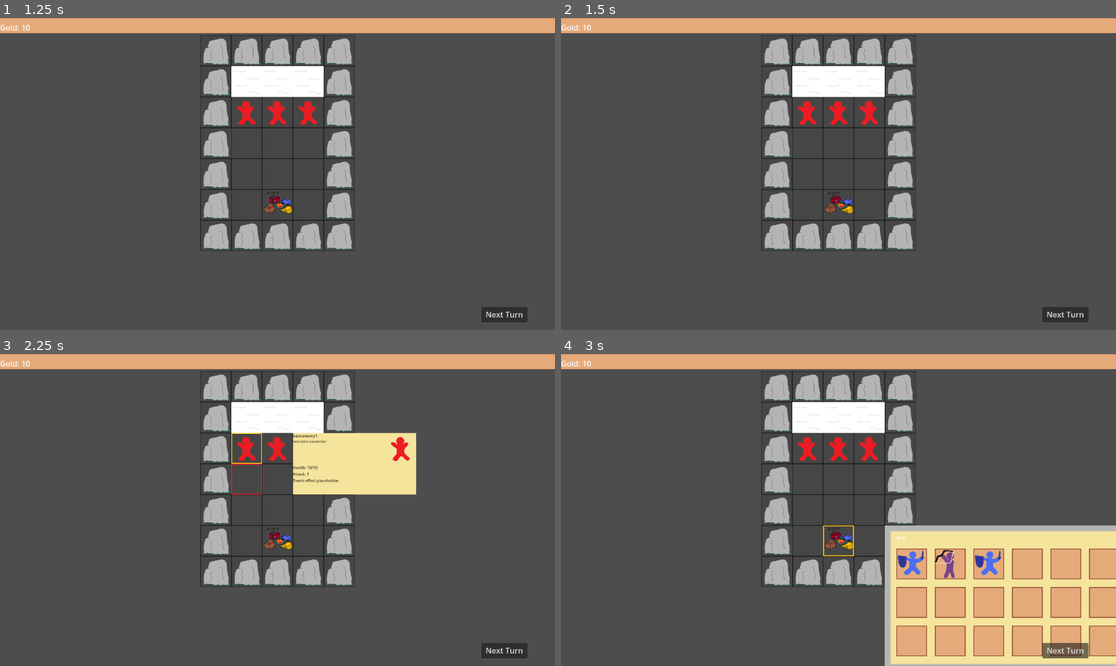
Above: before the commit, frames 1-4 (two rows, left to right).
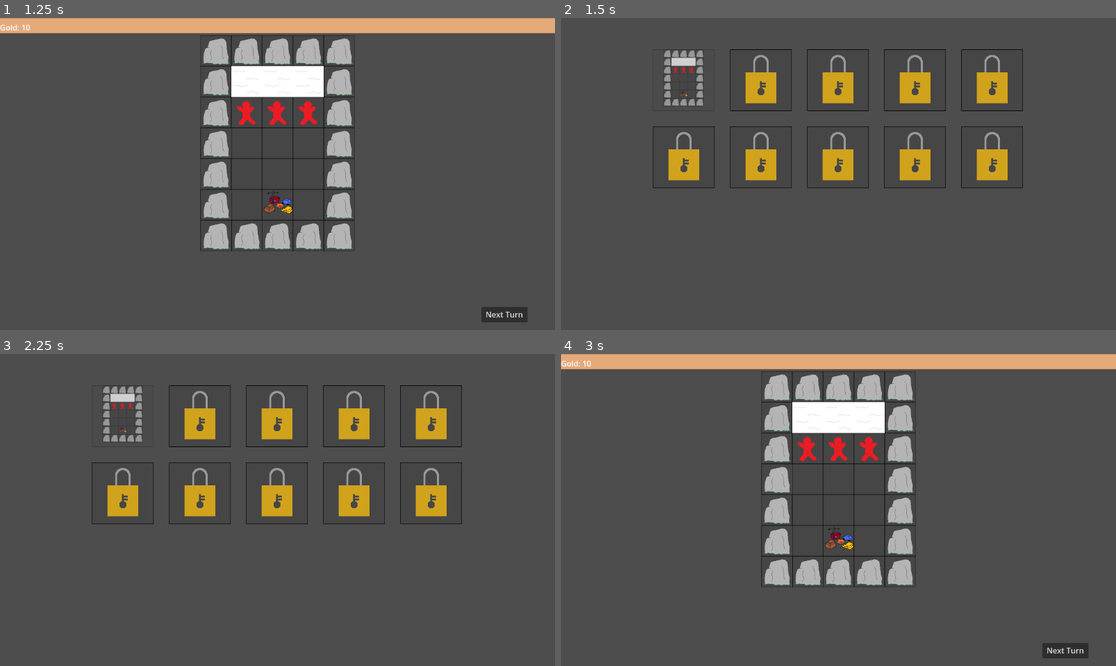
Above: after the commit, the same moments.

Repository: Wayl123/CardPuzzleGame
Game: Godot game, scene res://scene/scene_switcher.tscn
Two runs of this game, one before a commit and one after it. Both use one fixed random seed, a clock stepped at 60 frames per second and the inputs below.
Inputs (mouse positions are in pixels of both pictures, inside the frame that each line leads up to; where the layout moved, square brackets give the same spot in the first picture):
- Up to frame 1 (1.25 s): click (122, 80) at 0.5 s
- Up to frame 2 (1.5 s): click (838, 80) at 1.27 s
- Up to frame 3 (2.25 s): click (244, 447) at 2.02 s
- Up to frame 4 (3 s): click (683, 416) [838, 541] at 2.75 s

Frame 1 is identical in both runs. In frame 2, 20% of the frame differs, in the area x 0-100%, y 0-98%; in frame 3, 23%; in frame 4, 19%.

Commit message:
Allow map completion when player clicks exit portal #25, set up for deck creation according to unit effects #27 #29

Diff:
--- a/scene/player_ui.tscn
+++ b/scene/player_ui.tscn
@@ -32,7 +32,7 @@
 unique_name_in_owner = true
 layout_mode = 2
 
-[node name="Cards" type="Control" parent="." groups=["PlayerCards"]]
+[node name="Cards" type="Control" parent="." groups=["PlayerHand"]]
 layout_mode = 3
 anchors_preset = 0
 script = ExtResource("1_ctmpx")
--- /dev/null
+++ b/scene/portal.tscn
@@ -0,0 +1,10 @@
+[gd_scene load_steps=3 format=3 uid="uid://b32x2qhe05pup"]
+
+[ext_resource type="Script" path="res://scripts/Portal.gd" id="1_tgkxf"]
+[ext_resource type="Texture2D" uid="uid://uk7ojh0qo1o5" path="res://image/map/exit_portal.png" id="1_u58gu"]
+
+[node name="Portal" type="TextureButton"]
+offset_right = 40.0
+offset_bottom = 40.0
+texture_normal = ExtResource("1_u58gu")
+script = ExtResource("1_tgkxf")
--- a/scripts/BuyItem.gd
+++ b/scripts/BuyItem.gd
@@ -2,7 +2,7 @@
 
 @onready var itemDetail = get_tree().get_first_node_in_group("ItemDetail")
 @onready var playerItem = get_tree().get_first_node_in_group("PlayerItem")
-@onready var playerCards = get_tree().get_first_node_in_group("PlayerCards")
+@onready var playerHand = get_tree().get_first_node_in_group("PlayerHand")
 
 func _ready() -> void:
 	connect("pressed", Callable(self, "_on_button_pressed"))
@@ -11,12 +11,12 @@
 	var data
 	data = itemDetail.get_data()
 
-	if data and get_tree().has_group("PlayerItem") and get_tree().has_group("PlayerCards"):
+	if data:
 		var gold = playerItem.get_gold()
 		var cost = data["cost"]
 
 		if gold >= cost:
-			playerCards.add_unit(data)
+			playerHand.add_unit(data)
 			playerItem.change_gold(-cost)
 		else:
 			print("Not enough gold") #to be replaced with notification text in gam
--- a/scripts/GridContent.gd
+++ b/scripts/GridContent.gd
@@ -4,6 +4,7 @@
 var ENEMY = preload("res://scene/enemy.tscn")
 var PLAYER = preload("res://scene/player.tscn")
 var SHOP = preload("res://scene/shop.tscn")
+var PORTAL = preload("res://scene/portal.tscn")
 
 func _can_drop_data(_pos : Vector2, dataIn : Variant) -> bool:
 	if !disabled:
@@ -35,14 +36,15 @@
 		unit = ENEMY.instantiate()
 	elif type == "P":
 		unit = PLAYER.instantiate()
-	unit.init(pData)
+	elif type == "S":
+		unit = SHOP.instantiate()
+	elif type == "End":
+		unit = PORTAL.instantiate()
+
+	if pData:
+		unit.init(pData)
 	add_child(unit)
 
 func remove_unit(pNode : Node) -> void:
 	remove_child(pNode)
 	pNode.queue_free()
-
-func add_shop(pData : Dictionary) -> void:
-	var shop = SHOP.instantiate()
-	shop.init(pData)
-	add_child(shop)
--- a/scripts/GridNodeType.gd
+++ b/scripts/GridNodeType.gd
@@ -27,12 +27,10 @@
 			content.add_to_group("TargetableNode")
 		"shop":
 			content.set_disabled(true)
-			content.add_shop(globalData.get_shop_data_copy(unitId))
+			content.add_unit(globalData.get_shop_data_copy(unitId), "S")
 		"portal":
 			content.set_disabled(true)
-			var portal = TextureButton.new()
-			portal.set_texture_normal(load("res://image/exit_portal.png"))
-			content.add_child(portal)
+			content.add_unit({}, "End")
 		_:
 			content.add_to_group("TargetableNode")
 
--- a/scripts/Level.gd
+++ b/scripts/Level.gd
@@ -14,4 +14,4 @@
 	connect("pressed", Callable(self, "_on_button_pressed"))
 
 func _on_button_pressed() -> void:
-	globalData.select_level(data["scene"])
+	globalData.select_level(data)
--- a/scripts/MapEvent.gd
+++ b/scripts/MapEvent.gd
@@ -1,4 +1,7 @@
 extends Control
+
+@onready var globalData = get_tree().get_first_node_in_group("GlobalData")
+@onready var playerItem = get_tree().get_first_node_in_group("PlayerItem")
 
 var groupNum = 1
 
@@ -25,3 +28,14 @@
 			player.on_effect("victory")
 
 		groupNum += 1
+
+func map_complete(success: bool) -> void:
+	var data = {"cards": []}
+
+	for playerUnit in get_tree().get_nodes_in_group("PlayerUnits"):
+		data["cards"] += playerUnit.get_deck(success)
+
+	for playerCard in get_tree().get_nodes_in_group("PlayerCards"):
+		data["cards"] += playerCard.get_deck(success)
+
+	globalData.complete_level(data, success)
--- a/scripts/NextTurnButton.gd
+++ b/scripts/NextTurnButton.gd
@@ -1,6 +1,4 @@
 extends Button
-
-var groupNum = 1
 
 func _ready() -> void:
 	connect("pressed", Callable(self, "_on_button_pressed"))
--- a/scripts/Player.gd
+++ b/scripts/Player.gd
@@ -27,3 +27,15 @@
 		get_parent().set_disabled(true)
 		var locked = LOCKED.instantiate()
 		get_parent().add_child(locked)
+
+func get_deck(success: bool) -> Array:
+	var deckCards = []
+
+	if success:
+		if data.has("on-hand-completion"):
+			var onCompletion = data["on-completion"]
+
+			if onCompletion.has("deck"):
+				deckCards += onCompletion["deck"]
+
+	return deckCards
--- a/scripts/PlayerCard.gd
+++ b/scripts/PlayerCard.gd
@@ -19,6 +19,7 @@
 	connect("mouse_exited", Callable(self, "_on_mouse_exited"))
 
 	_data_init()
+	add_to_group("PlayerCards")
 
 func _on_mouse_entered() -> void:
 	var cardPosition = get_global_position()
@@ -51,3 +52,15 @@
 	infoHealth.set_text(str("Health: ", data["health"], "/", data["max-health"]))
 	infoAttack.set_text(str("Attack: ", data["attack"]))
 	infoEffect.set_text("Effect Placeholder")
+
+func get_deck(success: bool) -> Array:
+	var deckCards = []
+
+	if success:
+		if data.has("on-completion"):
+			var onCompletion = data["on-completion"]
+
+			if onCompletion.has("deck"):
+				deckCards += onCompletion["deck"]
+
+	return deckCards
--- /dev/null
+++ b/scripts/Portal.gd
@@ -0,0 +1,9 @@
+extends TextureButton
+
+@onready var map = get_tree().get_first_node_in_group("ActiveMap")
+
+func _ready() -> void:
+	connect("pressed", Callable(self, "_on_button_pressed"))
+
+func _on_button_pressed() -> void:
+	map.map_complete(true)
--- a/scripts/SceneSwitcher.gd
+++ b/scripts/SceneSwitcher.gd
@@ -51,8 +51,9 @@
 	currentScene = pNode
 	add_child(pNode)
 
-func select_level(scene : String) -> void:
-	var level = load(scene).instantiate()
+func select_level(pData : Dictionary) -> void:
+	currentLevel = pData
+	var level = load(pData["scene"]).instantiate()
 	_set_current_scene(level)
 
 func complete_level(pData : Dictionary, success : bool) -> void:
@@ -60,7 +61,7 @@
 
 	if success:
 		for unlock in currentLevel["completion-unlock"]:
-			levelData[unlock] = true
+			levelData[unlock]["lcoked"] = false
 
 	var levelSelect = LEVELSELECT.instantiate()
 	_set_current_scene(levelSelect)
--- a/scripts/UnitCard.gd
+++ b/scripts/UnitCard.gd
@@ -4,6 +4,7 @@
 @onready var map = get_tree().get_first_node_in_group("ActiveMap")
 @onready var popup = get_tree().get_first_node_in_group("Popup")
 @onready var playerItem = get_tree().get_first_node_in_group("PlayerItem")
+@onready var playerHand = get_tree().get_first_node_in_group("PlayerHand")
 
 @export var unit_id: String
 
@@ -129,3 +130,7 @@
 		if onEffect.has("becomes"):
 			get_parent().add_unit(globalData.get_unit_data_copy(onEffect["becomes"]), onEffect["becomes"][0])
 			queue_free()
+
+		if onEffect.has("gives"):
+			for give in onEffect["gives"]:
+				playerHand.add_unit(globalData.get_unit_data_copy(give))
--- a/scripts/UnitList.json
+++ b/scripts/UnitList.json
@@ -23,6 +23,12 @@
 		},
 		"on-victory": {
 			"becomes": "P5-1"
+		},
+		"on-completion": {
+			"deck": ["P7-1"]
+		},
+		"on-hand-completion": {
+			"deck": ["P1-2"]
 		}
 	},
 	"P2-1": {
@@ -38,6 +44,12 @@
 		},
 		"on-victory": {
 			"becomes": "P5-2"
+		},
+		"on-completion": {
+			"deck": ["P7-2"]
+		},
+		"on-hand-completion": {
+			"deck": ["P2-2"]
 		}
 	},
 	"P4-1": {
@@ -56,6 +68,10 @@
 		},
 		"on-all-kill": {
 			"coin": 1
+		},
+		"on-completion": {
+			"victory": 5,
+			"gives": ["P7-3"]
 		}
 	},
 	"P5-1": {
@@ -69,6 +85,7 @@
 			"becomes": "P6-2"
 		},
 		"on-completion": {
+			"deck": ["P7-1"]
 		}
 	},
 	"P5-2": {
@@ -82,6 +99,7 @@
 			"becomes": "P6-2"
 		},
 		"on-completion": {
+			"deck": ["P7-2"]
 		}
 	},
 	"P6-1": {
@@ -90,7 +108,10 @@
 		"max-health": -1,
 		"health": -1,
 		"attack": 0,
-		"range": []
+		"range": [],
+		"on-completion": {
+			"deck": ["P8-1"]
+		}
 	},
 	"P6-2": {
 		"name": "destroyed1",
@@ -98,6 +119,142 @@
 		"max-health": -1,
 		"health": -1,
 		"attack": 0,
-		"range": []
+		"range": [],
+		"on-completion": {
+			"deck": ["P8-2"]
+		}
+	},
+	"P6-3": {
+		"name": "grave2",
+		"image": "res://image/player/tank_player1.png",
+		"max-health": -1,
+		"health": -1,
+		"attack": 0,
+		"range": [],
+		"on-completion": {
+			"deck": ["P8-3"]
+		}
+	},
+	"P6-4": {
+		"name": "destroyed2",
+		"image": "res://image/player/tank_player1.png",
+		"max-health": -1,
+		"health": -1,
+		"attack": 0,
+		"range": [],
+		"on-completion": {
+			"deck": ["P8-4"]
+		}
+	},
+	"P7-1": {
+		"name": "tankVet1",
+		"image": "res://image/player/tank_player1.png",
+		"max-health": 15,
+		"health": 15,
+		"attack": 1,
+		"range": [[-1, -1], [0, -1], [1, -1]],
+		"upgrades": 0,
+		"on-death": {
+			"becomes": "P6-3"
+		},
+		"on-victory": {
+			"honour": 5
+		},
+		"on-all-kill": {
+			"honour": 1
+		}
+	},
+	"P7-2": {
+		"name": "rangeVet1",
+		"image": "res://image/player/tank_player1.png",
+		"max-health": 5,
+		"health": 5,
+		"attack": 2,
+		"range": [[0, -2]],
+		"upgrades": 0,
+		"on-death": {
+			"becomes": "P6-3"
+		},
+		"on-victory": {
+			"honour": 5
+		},
+		"on-all-kill": {
+			"honour": 1
+		}
+	},
+	"P7-3": {
+		"name": "structure1",
+		"image": "res://image/player/tank_player1.png",
+		"max-health": 5,
+		"health": 5,
+		"attack": 0,
+		"range": [],
+		"on-death": {
+			"becomes": "P6-4"
+		},
+		"on-victory": {
+			"research": 5,
+			"supply": 5
+		}
+	},
+	"P8-1": {
+		"name": "ghost1",
+		"image": "res://image/player/tank_player1.png",
+		"max-health": -1,
+		"health": -1,
+		"attack": 0,
+		"range": [],
+		"on-all-kill": {
+			"soul": 1
+		},
+		"on-completion": {
+			"deck": ["P8-1"]
+		}
+	},
+	"P8-2": {
+		"name": "wreckage1",
+		"image": "res://image/player/tank_player1.png",
+		"max-health": -1,
+		"health": -1,
+		"attack": 0,
+		"range": [],
+		"on-victory": {
+			"scrap": 1
+		},
+		"on-completion": {
+			"deck": ["P8-2"]
+		}
+	},
+	"P8-3": {
+		"name": "ghost2",
+		"image": "res://image/player/tank_player1.png",
+		"max-health": -1,
+		"health": -1,
+		"attack": 0,
+		"range": [],
+		"on-victory": {
+			"honour": 1
+		},
+		"on-all-kill": {
+			"soul": 1
+		},
+		"on-completion": {
+			"deck": ["P8-3"]
+		}
+	},
+	"P8-4": {
+		"name": "wreckage2",
+		"image": "res://image/player/tank_player1.png",
+		"max-health": -1,
+		"health": -1,
+		"attack": 0,
+		"range": [],
+		"on-victory": {
+			"supply": 2,
+			"scrap": 1
+		},
+		"on-completion": {
+			"deck": ["P8-4"]
+		}
 	}
 }
Renamed: image/exit_portal.png -> image/map/exit_portal.png
Not shown, changed: image/map/exit_portal.png.import
Not shown: 1 places in scene/locked.tscn that only renumber resources
